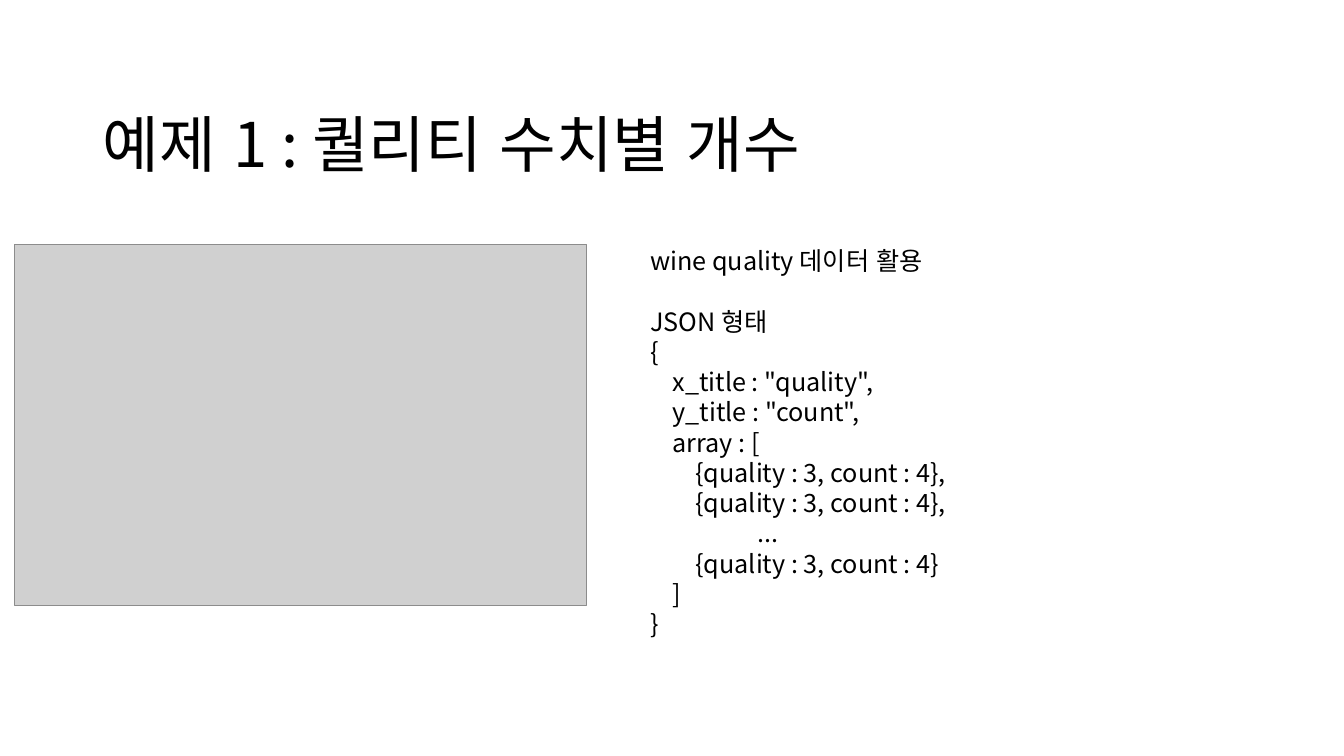
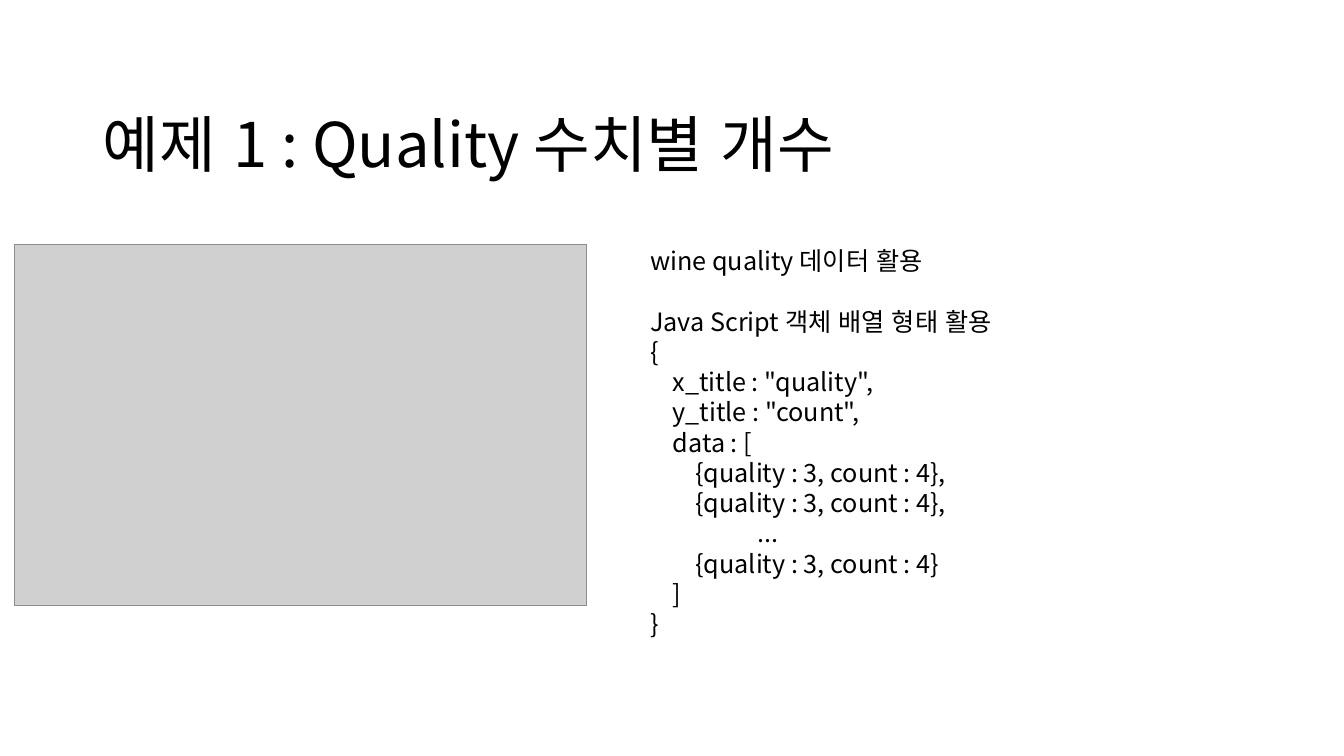
Before and after one commit to cumulus-kdy/sf_study, a slide deck: slide 1 of 인터페이스 가이드.pptx. Drawn at 1344x756 pixels with LibreOffice and Linux fonts; fonts in the diff are those of the drawing; grey boxes stand for pictures. Boxes give left, top, right and bottom in pixels: in the first picture for what was removed or moved away, otherwise in the second. Text is boxed around its words. In the diff, an @@ line names an element or a change of style, - is before the commit and + after.

```diff
--- a/인터페이스 가이드.pptx
+++ b/인터페이스 가이드.pptx
@@ text at (x1=102, y1=116, x2=834, y2=182): text changed @@
-예제 1 : 퀄리티 수치별 개수
+예제 1 : Quality 수치별 개수
@@ text at (x1=650, y1=310, x2=991, y2=337): text changed @@
-JSON 형태
+Java Script 객체 배열 형태 활용
@@ text at (x1=673, y1=426, x2=726, y2=453): text changed @@
-array : [
+data : [
```
Also in this commit, not shown: 1 other slide changed.
